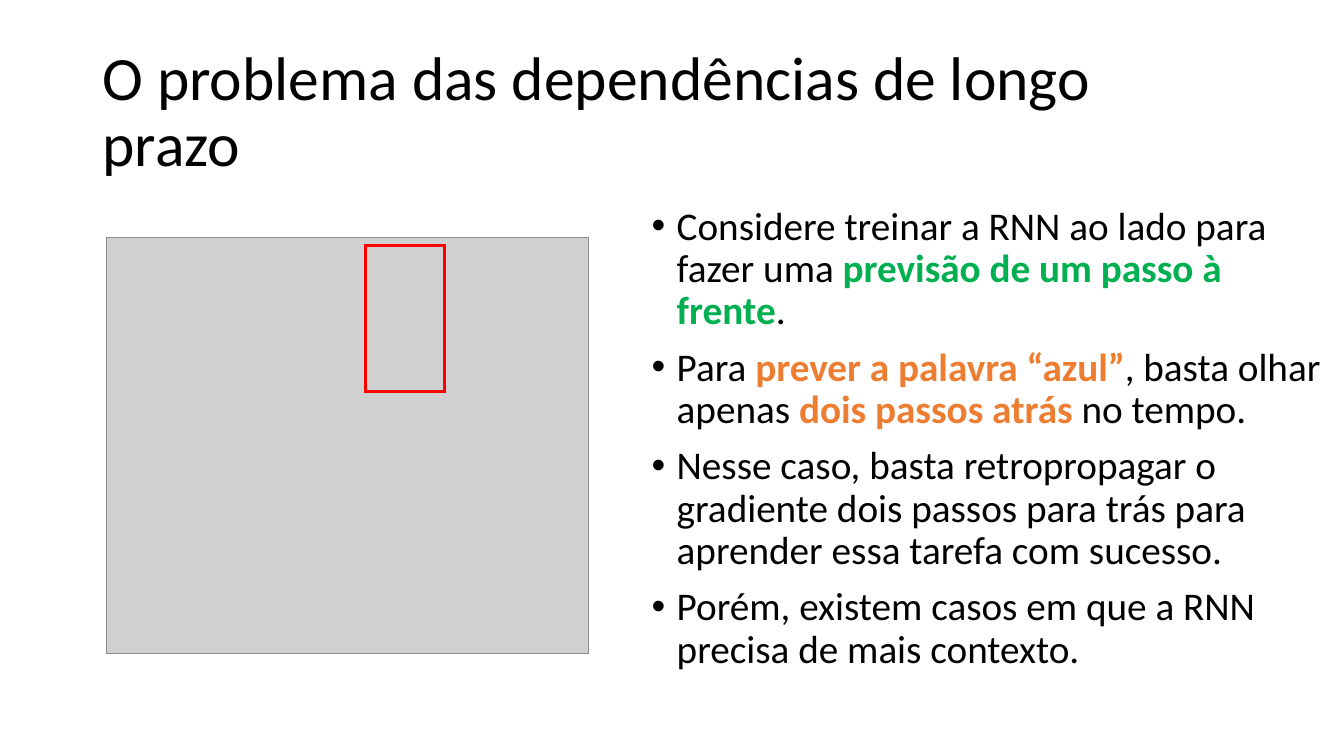
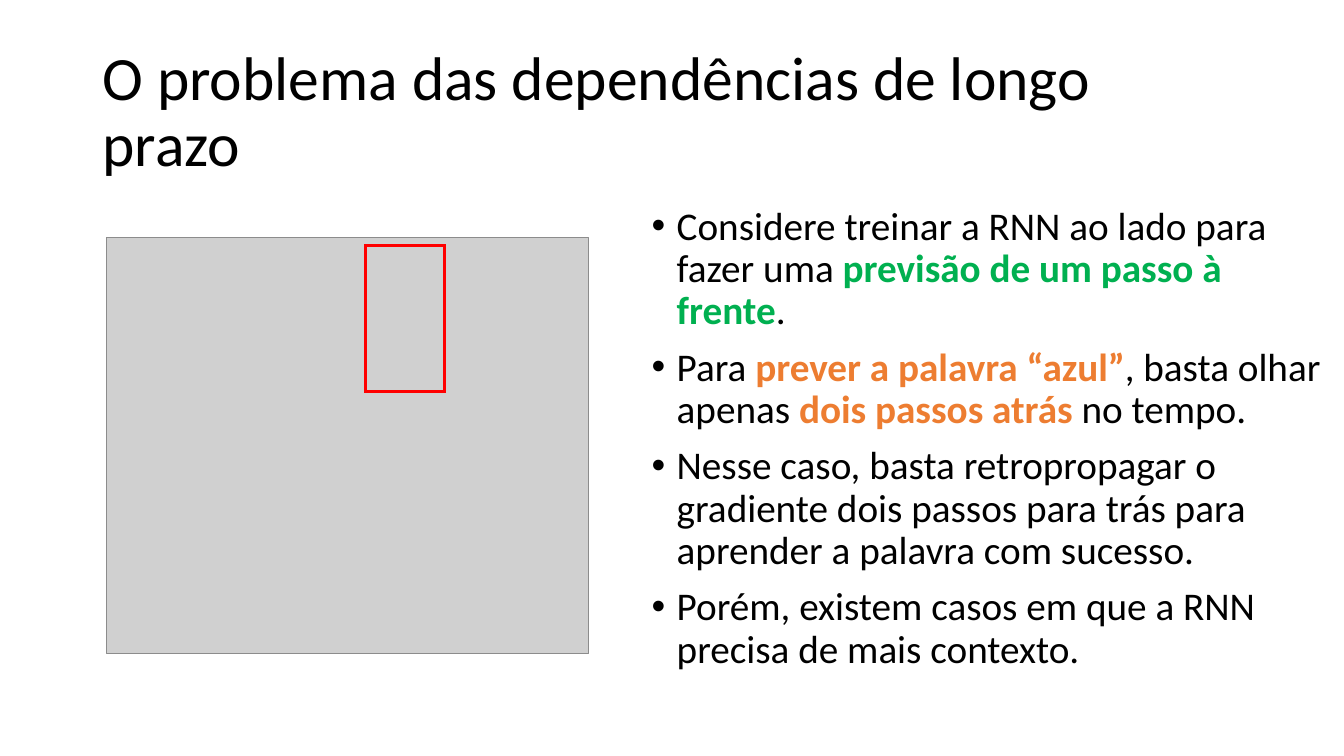
Before and after one commit to zz4fap/c24_inteligencia_artificial, a slide deck: slide 32 of slides/C24_RNN.pptx. Drawn at 1344x756 pixels with LibreOffice and Linux fonts; fonts in the diff are those of the drawing; grey boxes stand for pictures. Boxes give left, top, right and bottom in pixels: in the first picture for what was removed or moved away, otherwise in the second. Text is boxed around its words. In the diff, an @@ line names an element or a change of style, - is before the commit and + after.

```diff
--- a/slides/C24_RNN.pptx
+++ b/slides/C24_RNN.pptx
@@ text at (677, 451, 1246, 571): text changed @@
-• Nesse caso, basta retropropagar o gradiente dois passos para trás para aprender essa tarefa com sucesso.
+• Nesse caso, basta retropropagar o gradiente dois passos para trás para aprender a palavra com sucesso.
```
Also in this commit, not shown: 18 other slides changed, 1 other file.
